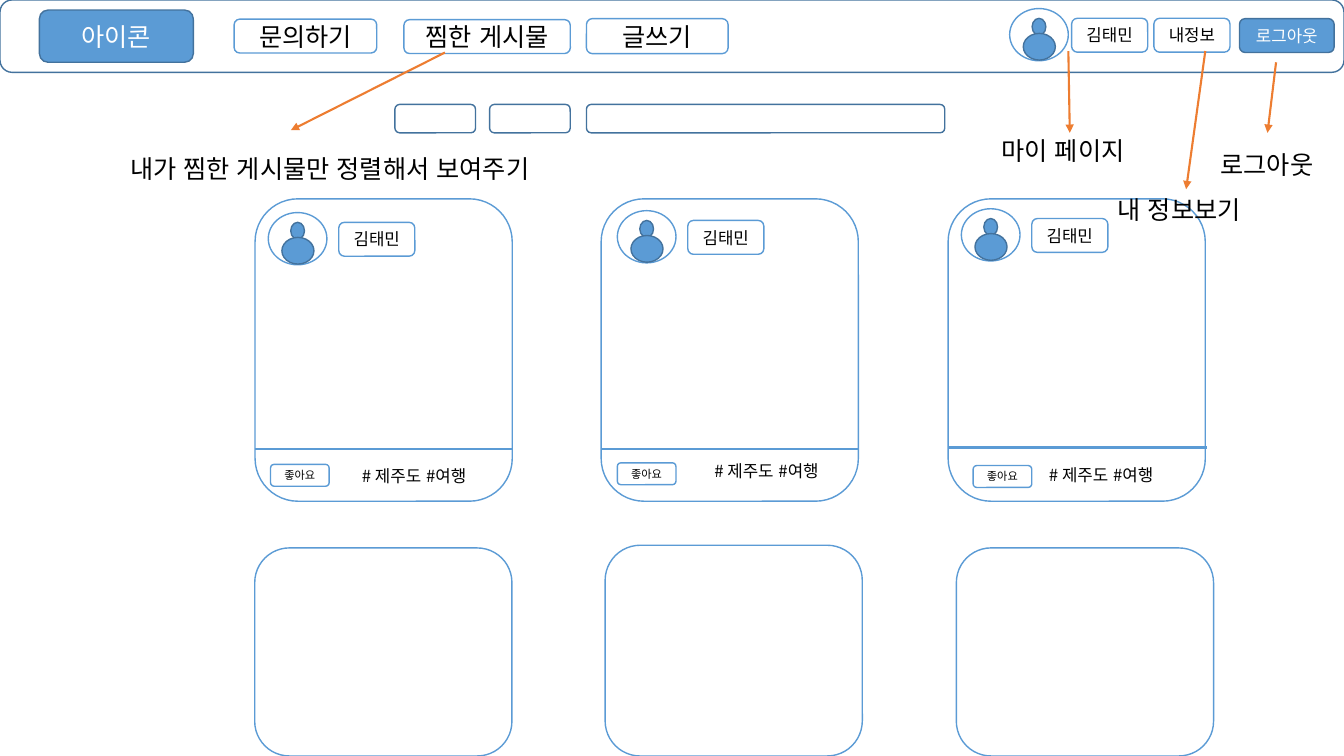
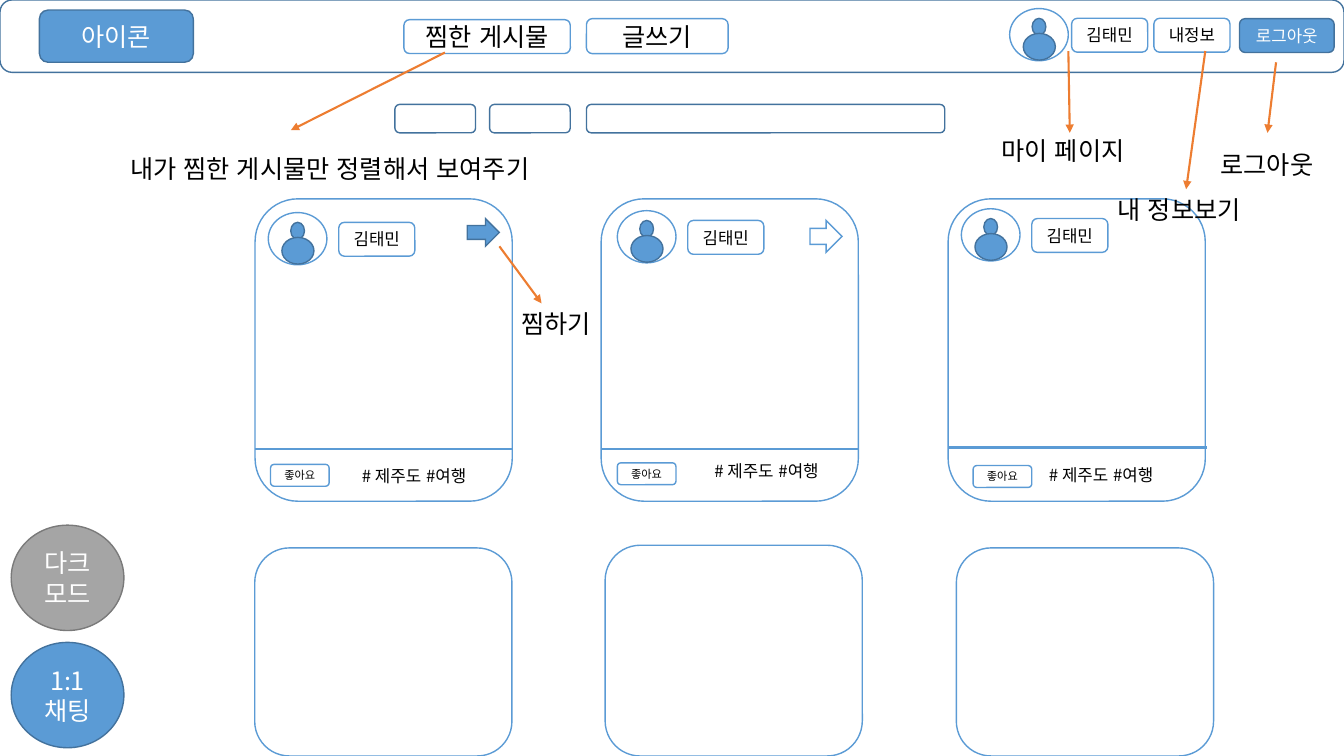
Before and after one commit to ghktjr960/TripDiary, a slide deck: slide 2 of 김태민/김태민/프로젝트 UI.pptx. Drawn at 1344x756 pixels with LibreOffice and Linux fonts; fonts in the diff are those of the drawing. Boxes give left, top, right and bottom in pixels: in the first picture for what was removed or moved away, otherwise in the second. Text is boxed around its words. In the diff, an @@ line names an element or a change of style, - is before the commit and + after.

```diff
--- a/김태민/김태민/프로젝트 UI.pptx
+++ b/김태민/김태민/프로젝트 UI.pptx
@@ rounded rectangle removed at [234, 19, 376, 53] @@
-문의하기
@@ right arrow added at [468, 219, 500, 247], fill #5B9BD5, outline #43739E 1 pt @@
@@ right arrow added at [811, 221, 843, 253], fill #FFFFFF, outline #5B9BD5 1 pt @@
@@ arrow added from (499, 246) to (541, 303), #ED7D31 1.5 pt @@
@@ text added at [521, 312, 591, 335], 18 pt, text #000000 @@
+찜하기
@@ ellipse added at [11, 525, 124, 631], fill #A5A5A5, outline #7A7A7A 1 pt, 18 pt, text #FFFFFF @@
+다크모드
@@ ellipse added at [11, 642, 124, 748], fill #5B9BD5, outline #43739E 1 pt, 18 pt, text #FFFFFF @@
+1:1 채팅
```
Also in this commit, not shown: 5 other slides changed, 9 slides added, 1 other file.
